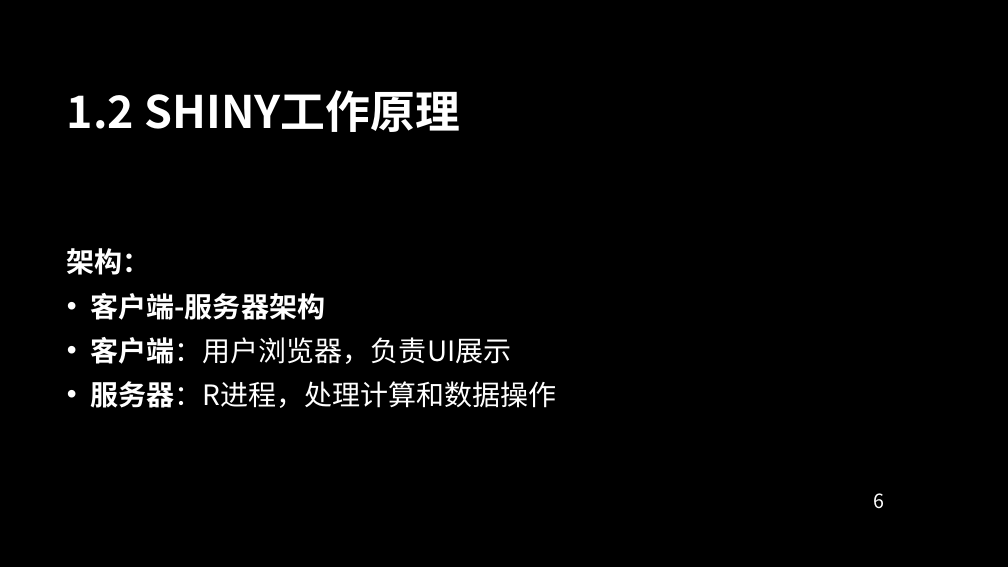
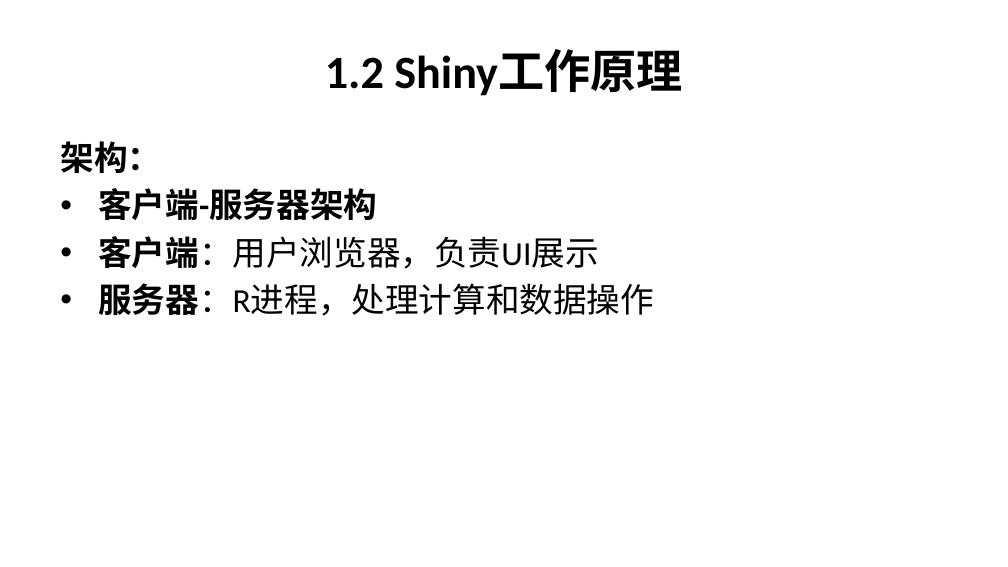
Before and after one commit to Kiriny1999/analysis-ic-model, a slide deck: slide 6 of shiny_app_documentation.pptx. Drawn at 1008x567 pixels with LibreOffice and Linux fonts; fonts in the diff are those of the drawing; background and template pictures are left out. Boxes give left, top, right and bottom in pixels: in the first picture for what was removed or moved away, otherwise in the second. Text is boxed around its words. In the diff, an @@ line names an element or a change of style, - is before the commit and + after.

```diff
--- a/shiny_app_documentation.pptx
+++ b/shiny_app_documentation.pptx
@@ background picture (left out) to #FFFFFF @@
@@ title at (x1=325, y1=49, x2=683, y2=96): text changed; size 32 to 33 pt; font Noto Sans CJK SC to Calibri; text colour #FFFFFF to #000000 @@
-1.2 SHINY工作原理
+1.2 Shiny工作原理
@@ text "架构：" moved from (x1=67, y1=248, x2=557, y2=408) to (x1=60, y1=141, x2=654, y2=316) @@
@@ text "架构：" at (x1=60, y1=141, x2=654, y2=316): size 20 to 24 pt, font Noto Sans CJK SC to Calibri, text colour #FFFFFF to #000000; less space between paragraphs; indent changed; vertical alignment middle to top @@
@@ page number removed at (x1=873, y1=493, x2=884, y2=509) @@
-6
```
Also in this commit, not shown: 55 other slides changed.
